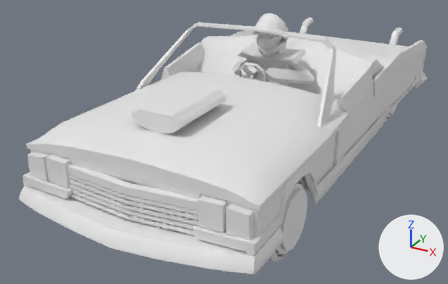
Two versions of the glTF model Design/BlenderFiles/Assets/CarFrame5.gltf, one commit apart.
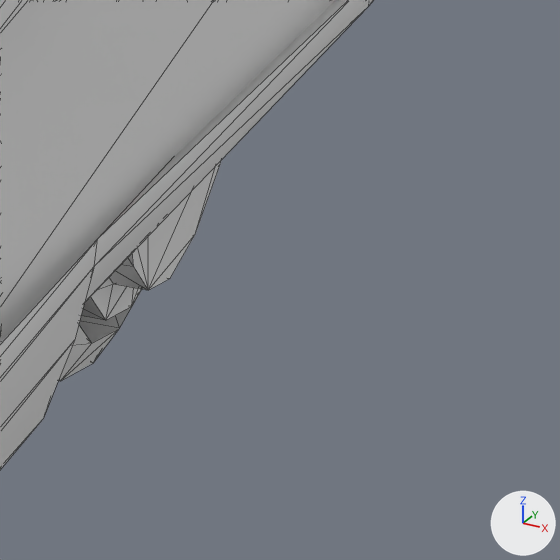
Old and new are each drawn whole from a camera (50 mm lens) standing at (1.63, -3.25, 1.41) and looking at (-0.2, 0.08, -0.25) and again close up on the part from 85% to 95% of the width and 32% to 49% of the height. The lights are fixed; the arrows at lower right show +X, +Y and +Z. The close-ups show mesh edges as thin lines. Where no turn or scale is listed for an object, it has been applied to the vertices. Vertices at the same position are counted once.

The first close-up shows 'BackLeftWheel_Car5', 'CarFrame5'.
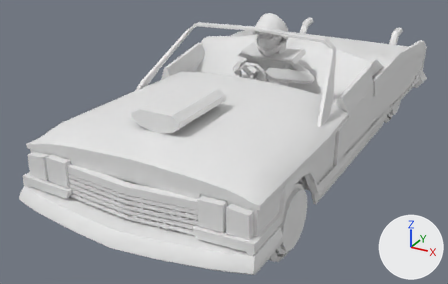
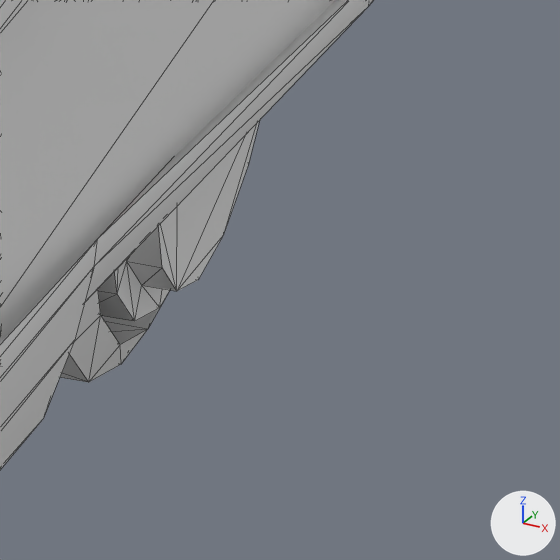
Where the newer file only moved an object's origin or applied its transform, the numbers keep the older frame.

Location of each change, [x1, y1, x2, y2] in pixels of the close-ups (560 x 560 px):
'BackLeftWheel_Car5', mesh mirrored
    before: [59, 161, 221, 381]
    after: [60, 121, 259, 382]

What changed in the scene script:
```text
Change me_cube_315:
    where me_cube_315.from_pydata(...)  # 160 vertices, 316 faces; spans x -0.092..0.066, y -0.228..0.228, z -0.228..0.228
    used by ob_backleftwheel_car5; location = (0.5282, 1.3894, -0.1842)
    me_cube_315 part 1: the whole mesh is mirrored in y about its middle, then moved by (0.017, 0.007, 0.0)
```
